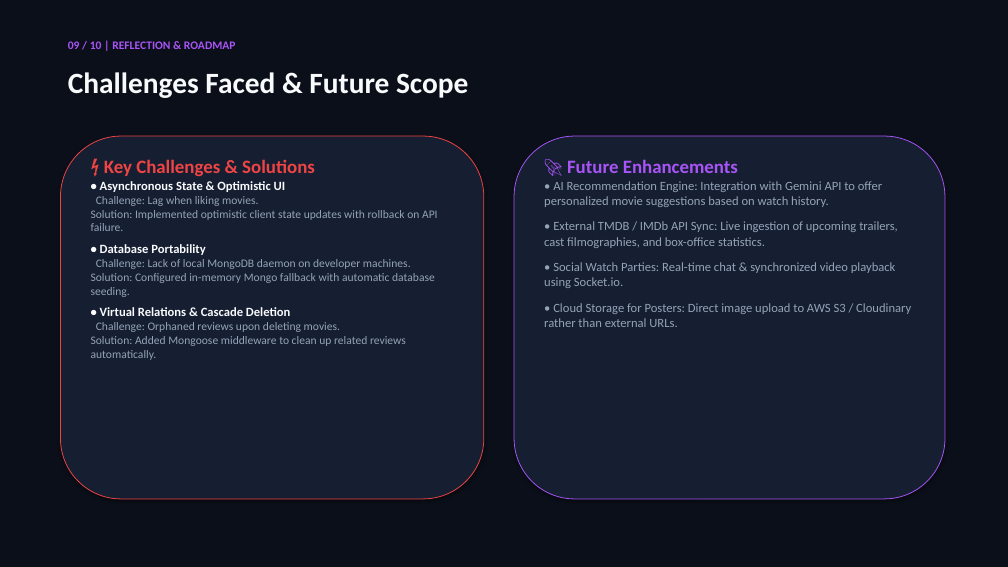
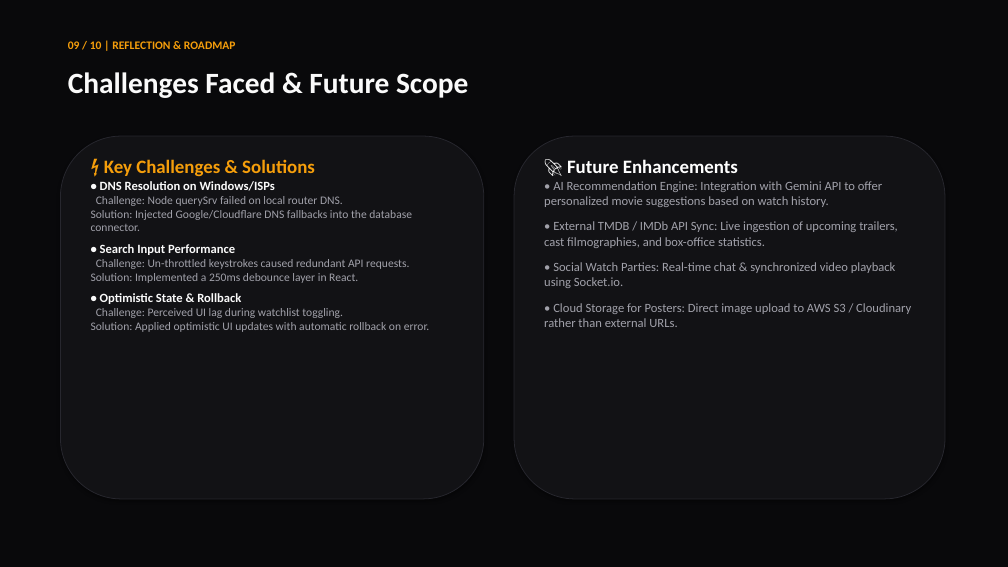
Before and after one commit to Samarth-Varma-M/cineverse-mern-project, a slide deck: slide 9 of presentation/CineVerse_MERN_Project_Presentation.pptx. Drawn at 1008x567 pixels with LibreOffice and Linux fonts; fonts in the diff are those of the drawing. Boxes give left, top, right and bottom in pixels: in the first picture for what was removed or moved away, otherwise in the second. Text is boxed around its words. In the diff, an @@ line names an element or a change of style, - is before the commit and + after.

Commit message:
feat: overhaul UI to sleek matte black, expand catalog to 36+ movies, add debounced search, clean clutter

```diff
--- a/presentation/CineVerse_MERN_Project_Presentation.pptx
+++ b/presentation/CineVerse_MERN_Project_Presentation.pptx
@@ rectangle at <box>0,0,1008,567</box>: fill #0B0F19 to #09090B @@
@@ text "09 / 10 | REFLECTION ..." at <box>68,41,236,49</box>: text colour #A855F7 to #F59E0B @@
@@ rounded rectangle at <box>60,136,484,499</box>: fill #161E31 to #121215; outline #EF4444 0.75 pt to #27272E 0.75 pt @@
@@ rounded rectangle at <box>514,136,945,499</box>: fill #161E31 to #121215; outline #A855F7 0.75 pt to #27272E 0.75 pt @@
@@ text at <box>104,159,315,176</box>: text colour #EF4444 to #F59E0B in "⚡ Key Challenges & Solutions" @@
@@ text "🚀 Future Enhancements" at <box>544,159,911,327</box>: text colour #A855F7 to #FFFFFF in "🚀 Future Enhancements"; text colour #94A3B8 to #A1A1AA @@
@@ text at <box>91,181,430,332</box>: text changed; text colour #94A3B8 to #A1A1AA @@
-• Asynchronous State & Optimistic UI
-Challenge: Lag when liking movies.
-Solution: Implemented optimistic client state updates with rollback on API failure.
-• Database Portability
-Challenge: Lack of local MongoDB daemon on developer machines.
-Solution: Configured in-memory Mongo fallback with automatic database seeding.
-• Virtual Relations & Cascade Deletion
-Challenge: Orphaned reviews upon deleting movies.
-Solution: Added Mongoose middleware to clean up related reviews automatically.
+• DNS Resolution on Windows/ISPs
+Challenge: Node querySrv failed on local router DNS.
+Solution: Injected Google/Cloudflare DNS fallbacks into the database connector.
+• Search Input Performance
+Challenge: Un-throttled keystrokes caused redundant API requests.
+Solution: Implemented a 250ms debounce layer in React.
+• Optimistic State & Rollback
+Challenge: Perceived UI lag during watchlist toggling.
+Solution: Applied optimistic UI updates with automatic rollback on error.
```
Also in this commit, not shown: 9 other slides changed, 11 other files.
